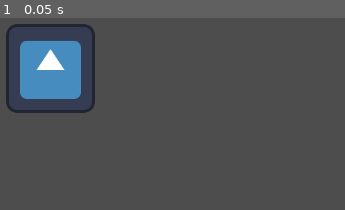
Above: before the commit, frame 1.
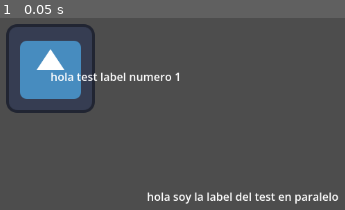
Above: after the commit, the same moment.

Repository: Adria2208/uji-gamejam-2026
Game: Godot game, scene res://scenes/game.tscn
Same seed, same stepped clock (60 frames per second), same inputs: the game is played once before the commit and once after it. The engine's default icon, where the game draws it, is replaced by a stand-in: a white triangle on a blue panel in a dark square.
Inputs:
- Up to frame 1 (0.05 s): no input

The runs differ from the first frame. In frame 1, 2.1% of the frame differs, in the area x 14-98%, y 28-97%.

Commit message:
Update game.tscn

Diff:
--- a/scenes/game.tscn
+++ b/scenes/game.tscn
@@ -8,3 +8,15 @@
 
 [node name="Sprite2D" type="Sprite2D" parent="Camera2D" unique_id=459182328]
 texture = ExtResource("1_uwrxv")
+
+[node name="Label" type="Label" parent="." unique_id=1262606677]
+offset_right = 40.0
+offset_bottom = 23.0
+text = "hola test label numero 1"
+
+[node name="test2" type="Label" parent="." unique_id=559272722]
+offset_left = 139.0
+offset_top = 173.0
+offset_right = 179.0
+offset_bottom = 196.0
+text = "hola soy la label del test en paralelo"
